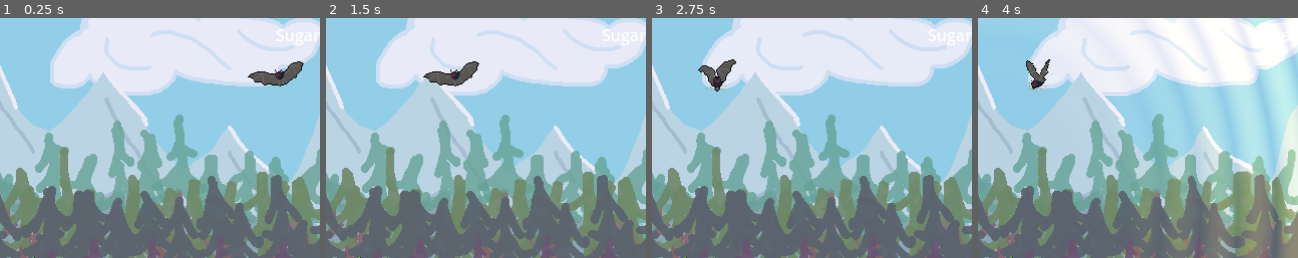
Above: before the commit, frames 1-4 (left to right).
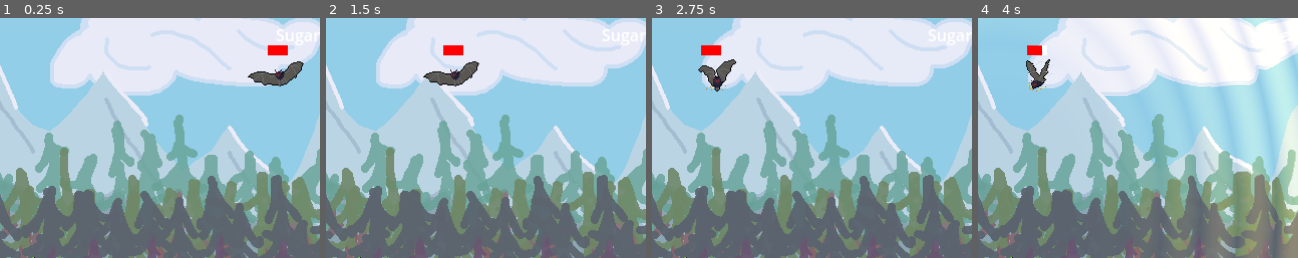
Above: after the commit, the same moments.

Repository: Naneekr/Global-Game-Jam-Vancouver-2023
Game: Godot game, scene res://Scenes/World.tscn
Same seed, same stepped clock (60 frames per second), same inputs: the game is played once before the commit and once after it. The project has no main scene, so this scene is started directly.
Inputs:
- Up to frame 1 (0.25 s): no input
- Up to frame 2 (1.5 s): click "Grow Leaf" at 0.5 s; click "Grow Root" at 1.25 s
- Up to frame 3 (2.75 s): click "Sprout?" at 2 s
- Up to frame 4 (4 s): click "Holy Burst" at 2.75 s; click "Water of Life" at 3.5 s
The pictures show only the part of the screen within x 47-97%, y 10-60%; the shares and areas given below are measured in that part.

The runs differ from the first frame. In frame 1, 0.3% of the frame differs, in the area x 83-90%, y 11-16%; in frame 2, 0.3%, in the area x 36-44%, y 11-16%; in frame 3, 0.3%; in frame 4, 0.2%.

Commit message:
Added health and taking damage to bat

Diff:
--- a/GGJV23_Roots/Scenes/World.tscn
+++ b/GGJV23_Roots/Scenes/World.tscn
@@ -78,3 +78,4 @@
 
 [connection signal="frame_changed" from="Day_Background" to="Day_Background" method="_on_frame_changed"]
 [connection signal="holy_burst" from="PlayerController" to="Skele" method="_on_holy_burst"]
+[connection signal="holy_burst" from="PlayerController" to="Bat" method="_on_holy_burst"]
--- a/GGJV23_Roots/Scenes/bat.tscn
+++ b/GGJV23_Roots/Scenes/bat.tscn
@@ -93,3 +93,12 @@
 libraries = {
 "": SubResource("AnimationLibrary_2a1in")
 }
+
+[node name="HBarFull" type="Line2D" parent="."]
+position = Vector2(0, -25)
+points = PackedVector2Array(10, 0, -10, 0)
+default_color = Color(1, 0, 0, 1)
+
+[node name="HBarEmpty" type="Line2D" parent="."]
+position = Vector2(0, -25)
+points = PackedVector2Array(10, 0, 10, 0)
--- a/GGJV23_Roots/Scripts/Bat_AI.gd
+++ b/GGJV23_Roots/Scripts/Bat_AI.gd
@@ -1,8 +1,11 @@
 extends Node2D
+
+const MAX_HP = 40
 
 var move_speed = 2
 var attack_damage = 2
-var health = 40
+var current_hp = 40
+var holy_stacks = 0
 
 var target_dir = Vector2(-0.001,0)
 var flipped = true
@@ -32,6 +35,13 @@
 	if attacking == false: _chase()
 	else: _attack()
 
+	if holy_stacks > 0:
+		current_hp -= MAX_HP*(0.2 + 0.1*(holy_stacks-1))*delta
+		$HBarEmpty.set_point_position(1, Vector2(10 - (20*(1-current_hp/MAX_HP)), 0))
+	if current_hp <= 0:
+		#die
+		holy_stacks = 0
+
 func _chase():
 	attacking = false
 	var movement = move_speed*(signf(target_dir.x))
@@ -52,4 +62,4 @@
 	emit_signal("enemy_attack")
 
 func _on_holy_burst(_level):
-	return
+	holy_stacks += 1
--- a/GGJV23_Roots/Scripts/burst.gd
+++ b/GGJV23_Roots/Scripts/burst.gd
@@ -23,4 +23,4 @@
 func _on_holy_burst(_level):
 	ripple_time = 0.0
 	burst_is_active = true
-	print_debug("Wow holy burst")
+	#print_debug("Wow holy burst")
